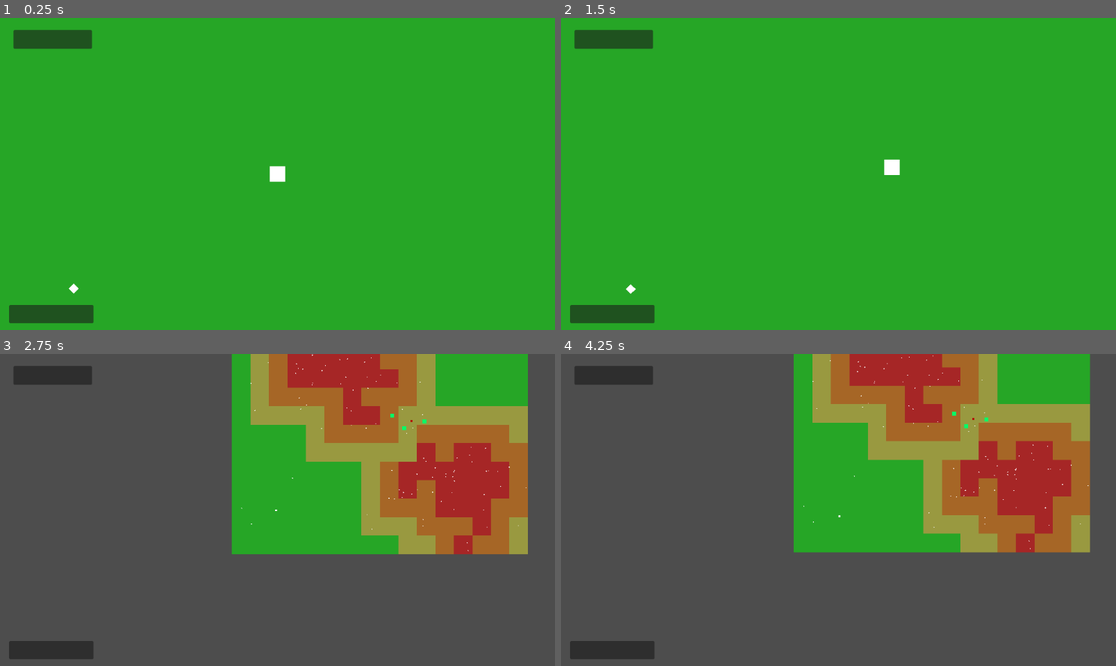
Above: before the commit, frames 1-4 (two rows, left to right).
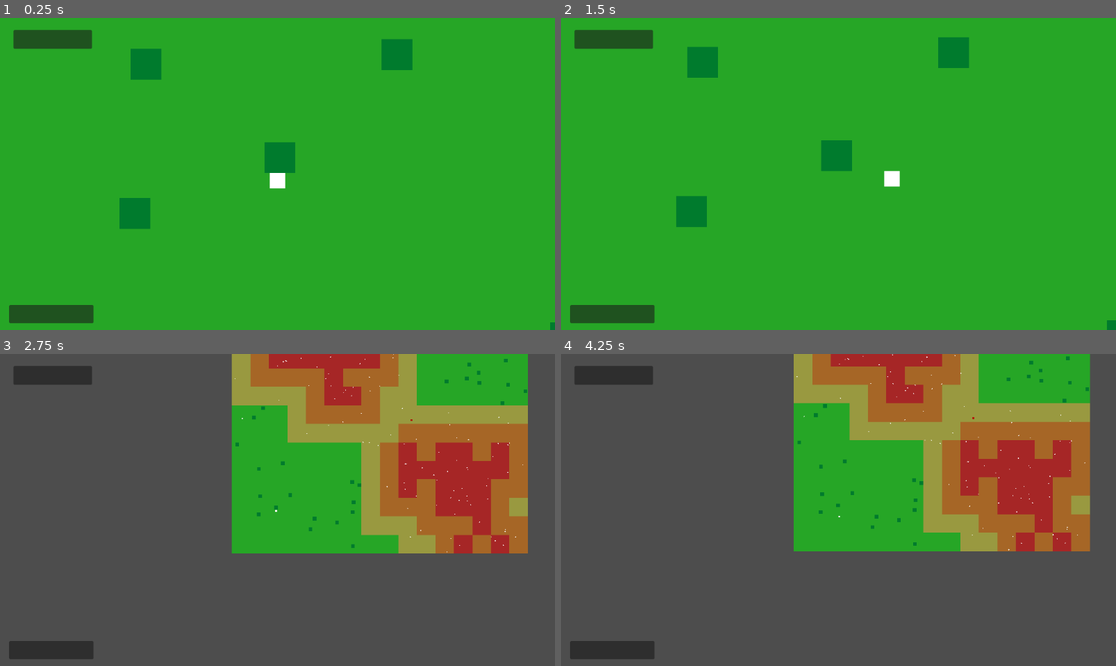
Above: after the commit, the same moments.

Repository: DiegoHommer/Day_In_The_Life_of_a_Slime
Game: Godot game, scene res://main.tscn
Same seed, same stepped clock (60 frames per second), same inputs: the game is played once before the commit and once after it.
Inputs (mouse positions are in pixels of both pictures, inside the frame that each line leads up to):
- Up to frame 1 (0.25 s): no input
- Up to frame 2 (1.5 s): tap Enter (ui_accept) at 0.5, 0.77 s; move the mouse to (960, 158) at 0.52 s; tap Z (zoom) at 0.6, 1.35 s; move the mouse to (727, 189) at 1.27 s
- Up to frame 3 (2.75 s): tap Enter (ui_accept) at 1.52 s; move the mouse to (333, 441) at 2.02 s; tap Z (zoom) at 2.1 s
- Up to frame 4 (4.25 s): move the mouse to (810, 572) at 2.77 s; tap Z (zoom) at 2.85, 3.6 s; tap Enter (ui_accept) at 3.02, 3.77 s; move the mouse to (1005, 556) at 3.52 s

The runs differ from the first frame. In frame 1, 2.3% of the frame differs, in the area x 12-100%, y 6-100%; in frame 2, 2.5%; in frame 3, 10%; in frame 4, 10%, in the area x 41-96%, y 0-64%.

Commit message:
Spawn das árvores

Diff:
--- a/areas_mapa.gd
+++ b/areas_mapa.gd
@@ -1,7 +1,7 @@
 extends Area2D
 
 var level = 0
-var area = get_child(-1)
+var area = get_child(0)
 var color = Color()
 var green = Color(0,1,0,0.5)
 var yellow = Color(0.9,0.9,0.2,0.5)
--- a/gerador_do_heatmap.gd
+++ b/gerador_do_heatmap.gd
@@ -3,9 +3,12 @@
 const HEATMAP_SIZE = 16
 const DIFICULDADE = 2
 const TOTAL_LIXO = 120
+const TOTAL_ARVORES = 40
 var lixo_scene = preload("res://scenes/trash.tscn")
 var area_scene = preload("res://scenes/areas_mapa.tscn")
+var arvore_scene = preload("res://scenes/tree.tscn")
 var areas = []
+var quantas_arvores = 0
 
 
 var trash = 0
@@ -19,11 +22,11 @@
 			areas[i][j].position = Vector2(320*(i-HEATMAP_SIZE/2), 320*(j-HEATMAP_SIZE/2))
 			areas[i][j].level = 0
 
-	var A_x = randi_range(2,5)
-	var A_y = randi_range(2, 5)
+	var A_x = randi_range(1,4)
+	var A_y = randi_range(1, 4)
 
-	var B_x = randi_range(11,14)
-	var B_y = randi_range(11,14)
+	var B_x = randi_range(HEATMAP_SIZE - 5,HEATMAP_SIZE - 2)
+	var B_y = randi_range(HEATMAP_SIZE - 5,HEATMAP_SIZE - 2)
 
 	cidade(A_x, A_y)
 
@@ -44,30 +47,8 @@
 			areas[HEATMAP_SIZE - i - 1][j].level = 0
 
 
-	#fazer os lixos------------------------------------------------------------
-	var quantos_lixos = 0
-
-	#primeiro ele garante que cada quadrado vermelho tem pelo menos 1 lixo
-	for i in HEATMAP_SIZE:
-		for j in HEATMAP_SIZE:
-			if areas[i][j].level == 3:
-				var lixo = lixo_scene.instantiate()
-				add_child(lixo)
-				lixo.position = areas[i][j].position + Vector2(randi_range(0,320), randi_range(0,320))
-				quantos_lixos +=1
-
-	#o resto é mais aleatório
-	while(quantos_lixos < TOTAL_LIXO):
-		#sorteia uma posição
-		var rand_x = randi_range(0,HEATMAP_SIZE - 1)
-		var rand_y = randi_range(0,HEATMAP_SIZE - 1)
-		#a chance de criar um lixo na posição sorteada depende do heat da área da posição
-		if (randf_range(0,1)*(areas[rand_x][rand_y].level+1)>0.95):
-			var lixo = lixo_scene.instantiate()
-			add_child(lixo)
-			lixo.position = areas[rand_x][rand_y].position + Vector2(randi_range(0,320), randi_range(0,320))
-			quantos_lixos +=1
-
+	gerar_lixo()
+	gerar_arvores()
 
 
 func cidade(x, y):
@@ -107,7 +88,7 @@
 					areas[i][j].level = 1
 
 
-func is_near(x,y, nivel):
+func is_near(x,y, nivel): #confere se algum quadrado adjacente tem level==nivel
 	for i in [-1,0,1]:
 		for j in [-1,0,1]:
 			if (x+i) >= 0 and (x + i) < HEATMAP_SIZE and (y+j) >= 0 and (y + j) < HEATMAP_SIZE:
@@ -115,3 +96,51 @@
 					return true
 
 	return false
+
+func gerar_lixo():
+	var quantos_lixos = 0
+
+	#primeiro ele garante que cada quadrado vermelho tem pelo menos 1 lixo
+	for i in HEATMAP_SIZE:
+		for j in HEATMAP_SIZE:
+			if areas[i][j].level == 3:
+				var lixo = lixo_scene.instantiate()
+				add_child(lixo)
+				lixo.position = areas[i][j].position + Vector2(randi_range(0,320), randi_range(0,320))
+				quantos_lixos +=1
+
+	#o resto é mais aleatório
+	while(quantos_lixos < TOTAL_LIXO):
+		#sorteia uma posição
+		var rand_x = randi_range(0,HEATMAP_SIZE - 1)
+		var rand_y = randi_range(0,HEATMAP_SIZE - 1)
+		#a chance de criar um lixo na posição sorteada depende do heat da área da posição
+		if (randf_range(0,1)*(areas[rand_x][rand_y].level+1)>0.95):
+			var lixo = lixo_scene.instantiate()
+			add_child(lixo)
+			lixo.position = areas[rand_x][rand_y].position + Vector2(randi_range(0,320), randi_range(0,320))
+			quantos_lixos +=1
+
+func gerar_arvores():
+	var lista_arvores = []
+	var arvore = ""
+	while(quantas_arvores < TOTAL_ARVORES):
+		#sorteia uma posição
+		var rand_x = randi_range(0,HEATMAP_SIZE - 1)
+		var rand_y = randi_range(0,HEATMAP_SIZE - 1)
+		#se a posição for verde e não for no canto da escola, ele cria uma árvore
+		if areas[rand_x][rand_y].level == 0 and not (rand_x > HEATMAP_SIZE - 3 and rand_y < 3):
+
+			arvore = arvore_scene.instantiate()
+			add_child(arvore)
+			var respawn = true
+
+			while respawn:
+				respawn = false
+				arvore.position = areas[rand_x][rand_y].position + Vector2(randi_range(30,300), randi_range(30,300))
+				for outra_arvore in lista_arvores:
+					if (outra_arvore.position - arvore.position).length() < 80:
+						respawn = true
+
+			lista_arvores.append(arvore)
+			quantas_arvores +=1
--- a/main.tscn
+++ b/main.tscn
@@ -1,10 +1,9 @@
-[gd_scene load_steps=9 format=3 uid="uid://c1m8shg88v0qt"]
+[gd_scene load_steps=8 format=3 uid="uid://c1m8shg88v0qt"]
 
 [ext_resource type="PackedScene" uid="uid://d3imt2s6ikkdj" path="res://scenes/pc.tscn" id="1_gekrl"]
 [ext_resource type="Script" path="res://game_manager.gd" id="1_le7ab"]
 [ext_resource type="PackedScene" uid="uid://3c4wokfy6mt4" path="res://scenes/escola.tscn" id="2_5hqxw"]
 [ext_resource type="PackedScene" uid="uid://j6yhilxiw5aj" path="res://scenes/enemy.tscn" id="3_14bhi"]
-[ext_resource type="PackedScene" uid="uid://7mmbb1qa3p7p" path="res://scenes/tree.tscn" id="4_w12li"]
 [ext_resource type="PackedScene" uid="uid://7xnnhbq4qci0" path="res://scenes/Trash.tscn" id="5_1mn4b"]
 [ext_resource type="Script" path="res://Camera2D.gd" id="6_fedkr"]
 [ext_resource type="Script" path="res://gerador_do_heatmap.gd" id="8_p2y4t"]
@@ -12,6 +11,7 @@
 [node name="Node2D" type="Node2D"]
 
 [node name="gerador_do_heatmap" type="Node2D" parent="."]
+unique_name_in_owner = true
 script = ExtResource("8_p2y4t")
 
 [node name="Familia" type="Node2D" parent="."]
@@ -32,15 +32,6 @@
 position = Vector2(545, 255)
 
 [node name="Trees" type="Node" parent="."]
-
-[node name="Tree" parent="Trees" instance=ExtResource("4_w12li")]
-position = Vector2(213, 164)
-
-[node name="Tree2" parent="Trees" instance=ExtResource("4_w12li")]
-position = Vector2(421, 378)
-
-[node name="Tree3" parent="Trees" instance=ExtResource("4_w12li")]
-position = Vector2(769, 266)
 
 [node name="Trash" type="Node" parent="."]
 
--- a/scenes/escola.gd
+++ b/scenes/escola.gd
@@ -5,7 +5,7 @@
 @onready var game_manager = %GameManager
 
 func _ready():
-	position = Vector2(1800, -1800)
+	position = Vector2(2000, -2000)
 
 func _on_body_entered(body):
 	# Se o player entra em contato com a escola, filhos morrem e add count
--- a/scenes/tree.tscn
+++ b/scenes/tree.tscn
@@ -14,5 +14,5 @@
 [node name="Polygon2D" type="Polygon2D" parent="."]
 position = Vector2(5.96046e-08, 5.96046e-08)
 scale = Vector2(2, 2)
-color = Color(0, 1, 0.407843, 1)
+color = Color(0, 0.482353, 0.180392, 1)
 polygon = PackedVector2Array(-16, -16, 16, -16, 16, 16, -16, 16)
